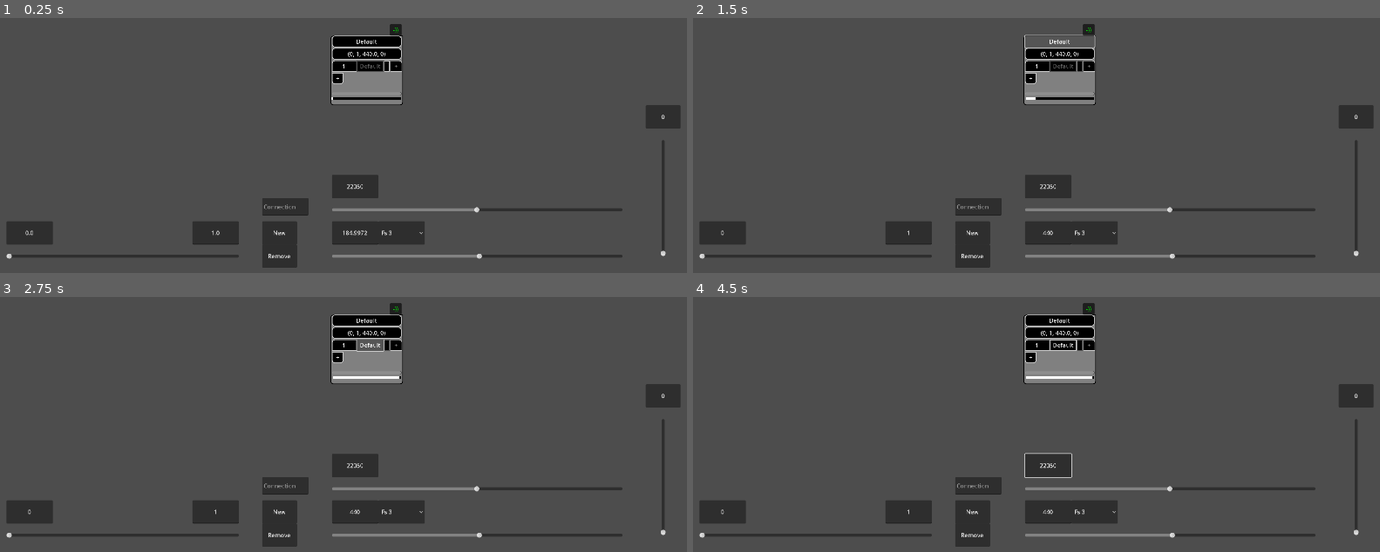
Above: before the commit, frames 1-4 (two rows, left to right).
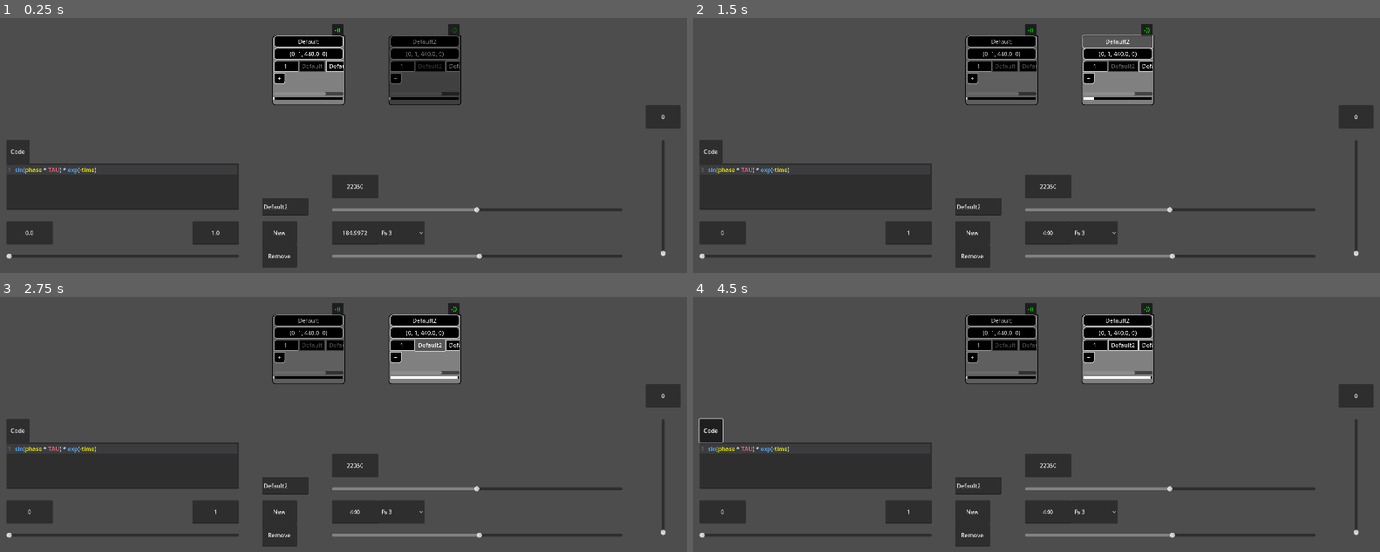
Above: after the commit, the same moments.

Repository: MarshallNekiu/SoundCreator
Game: Godot game, scene res://scenes/main_scene.tscn
The game is run twice, just before and just after one commit, with the same random seed, the same clock (stepped at 60 frames per second) and the same inputs.
Inputs (mouse positions are in pixels of both pictures, inside the frame that each line leads up to; where the layout moved, square brackets give the same spot in the first picture):
- Up to frame 1 (0.25 s): no input
- Up to frame 2 (1.5 s): click (1036, 66) [1077, 66] at 0.5 s; click "Default" (after the commit: "Default2") at 1.25 s
- Up to frame 3 (2.75 s): click "Default" (after the commit: "Default2") at 2 s
- Up to frame 4 (4.5 s): click "0" at 2.75 s; click "22050" at 3.5 s; click (713, 429) at 4.25 s, where only the run after the commit has a clickable "Code"

The runs differ from the first frame. In frame 1, 11% of the frame differs, in the area x 1-68%, y 2-76%; in frame 2, 11%; in frame 3, 11%; in frame 4, 12%, in the area x 0-68%, y 2-76%.
Error before the commit: Invalid access to property or key 'play' on a base object of type 'null instance'. (res://scripts/sub.gd:53)

Commit message:
Add files via upload

Diff:
--- a/scenes/sub.tscn
+++ b/scenes/sub.tscn
@@ -192,6 +192,7 @@
 one_shot = true
 
 [node name="Generator" parent="." instance=ExtResource("2_nwvgm")]
+max_polyphony = 2
 
 [node name="Track" type="HSlider" parent="Generator"]
 custom_minimum_size = Vector2(0, 24)
--- a/scenes/vi.tscn
+++ b/scenes/vi.tscn
@@ -1,8 +1,9 @@
-[gd_scene load_steps=4 format=3 uid="uid://dfbjrr0wqcr15"]
+[gd_scene load_steps=5 format=3 uid="uid://dfbjrr0wqcr15"]
 
 [ext_resource type="Script" path="res://scripts/sub_control.gd" id="1_vb3an"]
 [ext_resource type="PackedScene" uid="uid://ufxo30soh08n" path="res://scenes/sub.tscn" id="2_yksqv"]
 [ext_resource type="Script" path="res://scripts/vi_ui.gd" id="3_3whna"]
+[ext_resource type="CodeHighlighter" uid="uid://cfmnwvnrmglab" path="res://data/code_syntax.tres" id="4_n2fws"]
 
 [node name="VI" type="Control"]
 layout_mode = 3
@@ -22,9 +23,16 @@
 grow_vertical = 2
 
 [node name="Default" parent="SubBlocks" instance=ExtResource("2_yksqv")]
-offset_left = 928.0
+offset_left = 768.0
 offset_top = 416.0
-offset_right = 1120.0
+offset_right = 960.0
+offset_bottom = 608.0
+
+[node name="Default2" parent="SubBlocks" instance=ExtResource("2_yksqv")]
+modulate = Color(0.5, 0.5, 0.5, 1)
+offset_left = 1088.0
+offset_top = 416.0
+offset_right = 1280.0
 offset_bottom = 608.0
 
 [node name="UI" type="CanvasLayer" parent="."]
@@ -122,7 +130,30 @@
 offset_top = 864.0
 offset_right = 864.0
 offset_bottom = 912.0
+text = "Default2"
 placeholder_text = "Connection"
+
+[node name="Code" type="Button" parent="."]
+layout_mode = 0
+offset_left = 32.0
+offset_top = 704.0
+offset_right = 96.0
+offset_bottom = 768.0
+toggle_mode = true
+text = "Code"
+
+[node name="Text" type="CodeEdit" parent="Code"]
+layout_mode = 0
+offset_top = 64.0
+offset_right = 640.0
+offset_bottom = 192.0
+text = "sin(phase * TAU) * exp(-time)"
+syntax_highlighter = ExtResource("4_n2fws")
+highlight_current_line = true
+gutters_draw_line_numbers = true
+indent_automatic = true
+auto_brace_completion_enabled = true
+auto_brace_completion_highlight_matching = true
 
 [connection signal="child_entered_tree" from="SubBlocks" to="." method="_on_sub_blocks_child_entered_tree"]
 [connection signal="value_changed" from="UI/Track" to="UI" method="_on_track_value_changed"]
